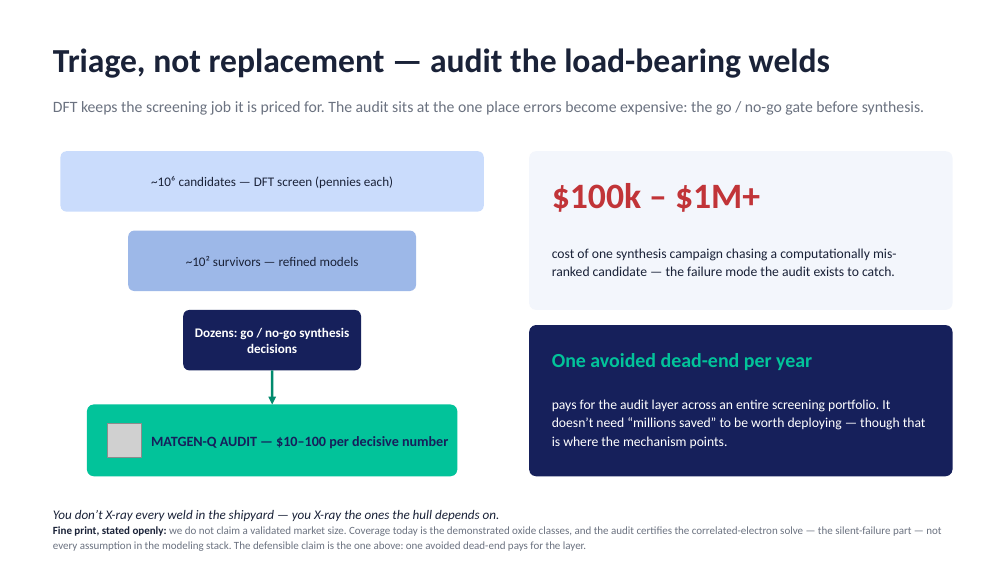
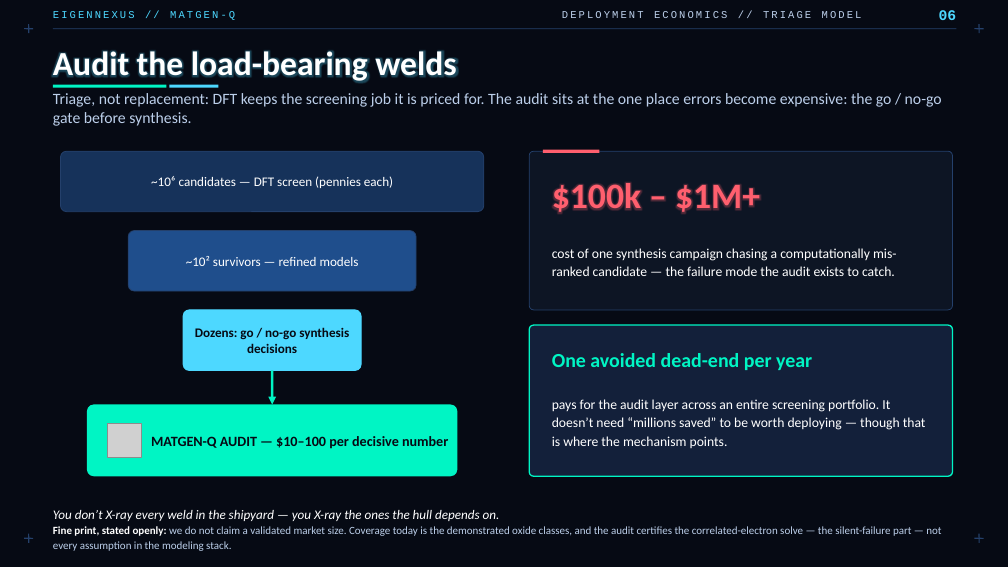
Before and after one commit to christianmetzl/potomac_advancedmaterials, a slide deck: slide 6 of docs/MATGENQ_Audit_CxO.pptx. Drawn at 1008x567 pixels with LibreOffice and Linux fonts; fonts in the diff are those of the drawing; grey boxes stand for pictures. Boxes give left, top, right and bottom in pixels: in the first picture for what was removed or moved away, otherwise in the second. Text is boxed around its words. In the diff, an @@ line names an element or a change of style, - is before the commit and + after.

```diff
--- a/docs/MATGENQ_Audit_CxO.pptx
+++ b/docs/MATGENQ_Audit_CxO.pptx
@@ background #FFFFFF to #060A14 @@
@@ line added from (24, 29) to (33, 29), #24406B 1 pt @@
@@ line added from (29, 24) to (29, 33), #24406B 1 pt @@
@@ text added at [53,11,235,20], 10 pt, text #4DD8FF @@
+EIGENNEXUS // MATGEN-Q
@@ line added from (53, 29) to (957, 29), #24406B 0.75 pt @@
@@ text added at [562,11,862,18], 10 pt, text #BCCFEA @@
+DEPLOYMENT ECONOMICS // TRIAGE MODEL
@@ text added at [939,10,957,20], 14 pt, text #4DD8FF, bold @@
+06
@@ line added from (975, 29) to (984, 29), #24406B 1 pt @@
@@ line added from (979, 24) to (979, 33), #24406B 1 pt @@
@@ text at [53,51,456,82]: text changed; text colour #1A2238 to #FFFFFF @@
-Triage, not replacement — audit the load-bearing welds
+Audit the load-bearing welds
@@ rectangle added at [53,85,166,88], fill #00F5C4 @@
@@ rectangle added at [169,85,219,88], fill #4DD8FF @@
@@ text at [53,93,942,126]: text changed; text colour #6B7280 to #BCCFEA @@
-DFT keeps the screening job it is priced for. The audit sits at the one place errors become expensive: the go / no-go gate before synthesis.
+Triage, not replacement: DFT keeps the screening job it is priced for. The audit sits at the one place errors become expensive: the go / no-go gate before synthesis.
@@ rounded rectangle at [60,151,484,212]: fill #CADCFC to #16325A; outline none to #24406B 0.75 pt @@
@@ rounded rectangle at [529,151,953,310]: fill #F3F6FC to #0D1524; outline none to #24406B 0.75 pt; proportions changed @@
@@ rectangle added at [543,150,600,153], fill #FF5F6E @@
@@ text "$100k – $1M+" at [552,183,760,214]: text colour #C13438 to #FF5F6E @@
@@ rounded rectangle at [129,231,417,291]: fill #9DB8E8 to #1F4E8C; outline none to #24406B 0.75 pt @@
@@ text colour #1A2238 to #FFFFFF in 3 elements at [151,176,393,188], [186,256,359,266], [552,248,897,276] @@
@@ rounded rectangle at [183,310,361,371]: fill #16205B to #4DD8FF; outline none to #4DD8FF 1 pt @@
@@ text "Dozens: go / no-go synthesis ..." at [195,327,349,353]: text colour #FFFFFF to #060A14 @@
@@ rounded rectangle at [529,325,953,476]: fill #16205B to #13203A; outline none to #00F5C4 1.25 pt; proportions changed @@
@@ text "One avoided dead-end per year" at [552,353,812,370]: text colour #02C39A to #00F5C4 @@
@@ arrow (272, 371) - (272, 405): stroke #018A6D 2.5 pt to #00F5C4 2.5 pt @@
@@ rounded rectangle at [87,405,457,476]: fill #02C39A to #00F5C4 @@
@@ text "MATGEN-Q AUDIT — $10–100 per ..." at [151,436,448,449]: text colour #16205B to #060A14 @@
@@ line added from (24, 538) to (33, 538), #24406B 1 pt @@
@@ line added from (29, 534) to (29, 543), #24406B 1 pt @@
@@ text at [53,510,941,551]: text changed; text colour #6B7280 to #BCCFEA @@
-You don’t X-ray every weld in the shipyard — you X-ray the ones the hull depends on.
-Fine print, stated openly: we do not claim a validated market size. Coverage today is the demonstrated oxide classes, and the audit certifies the correlated-electron solve — the silent-failure part — not every assumption in the modeling stack. The defensible claim is the one above: one avoided dead-end pays for the layer.
+You don’t X-ray every weld in the shipyard — you X-ray the ones the hull depends on.
+Fine print, stated openly: we do not claim a validated market size. Coverage today is the demonstrated oxide classes, and the audit certifies the correlated-electron solve — the silent-failure part — not every assumption in the modeling stack.
@@ line added from (975, 538) to (984, 538), #24406B 1 pt @@
@@ line added from (979, 534) to (979, 543), #24406B 1 pt @@
```
Also in this commit, not shown: 7 other slides changed.
